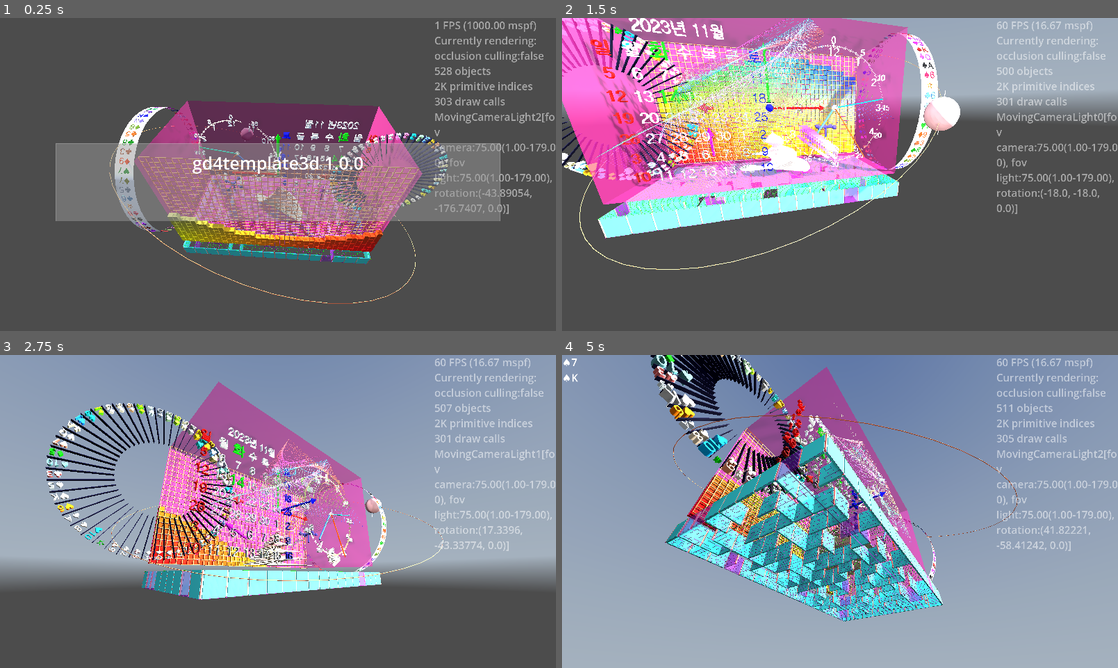
Above: before the commit, frames 1-4 (two rows, left to right).
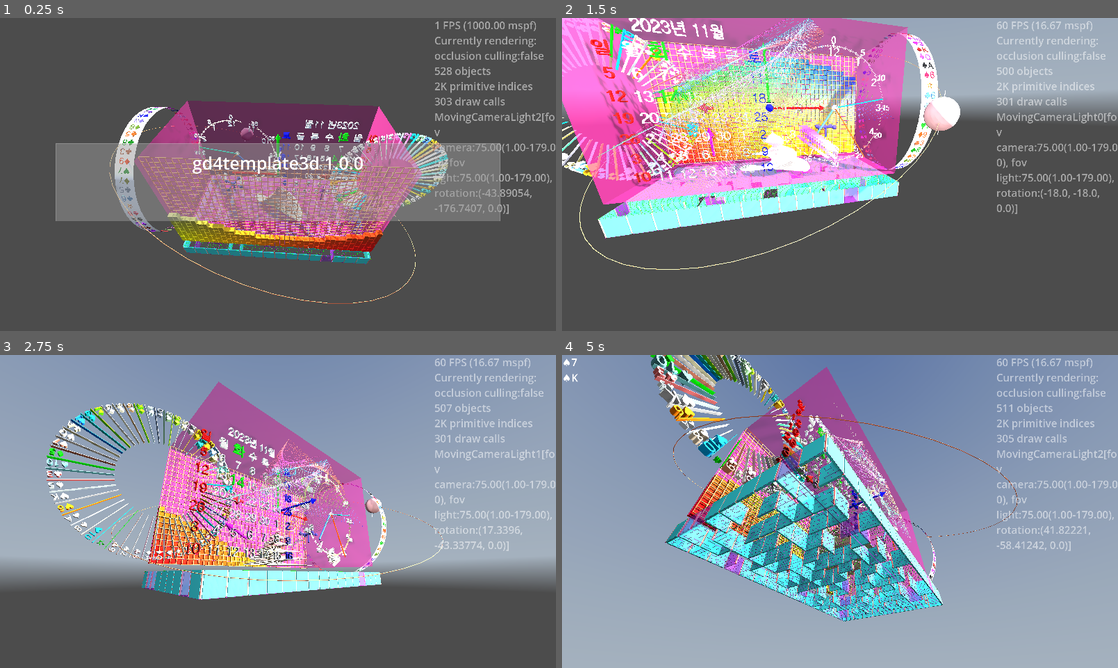
Above: after the commit, the same moments.

Repository: kasworld/gd4template3d
Game: Godot game, scene res://main.tscn
Two runs of this game, one before a commit and one after it. Both use one fixed random seed, a clock stepped at 60 frames per second and the inputs below. A sky picture missing from this copy of the repository is replaced by a grey-blue gradient.
Inputs (mouse positions are in pixels of both pictures, inside the frame that each line leads up to):
- Up to frame 1 (0.25 s): no input
- Up to frame 2 (1.5 s): tap Enter at 0.5 s; move the mouse to (962, 158) at 0.52 s; hold Right 0.53-1.28 s; tap Q at 0.6 s; click (962, 158) at 0.67 s; move the mouse to (728, 190) at 1.27 s; hold Down from 1.28 s (still down); tap E at 1.35 s
- Up to frame 3 (2.75 s): move the mouse to (333, 442) at 2.02 s; release Down at 2.03 s; hold Right from 2.03 s (still down); tap Enter at 2.1 s
- Up to frame 4 (5 s): move the mouse to (812, 574) at 2.77 s; release Right at 2.78 s; hold Up 2.78-3.53 s; tap Q at 2.85 s; click (812, 574) at 2.92 s; move the mouse to (1006, 558) at 3.52 s; hold Left from 3.53 s (still down); tap E at 3.6 s; move the mouse to (673, 464) at 4.27 s; tap Enter at 4.35 s

The runs differ from the first frame. In frame 1, 1.1% of the frame differs, in the area x 59-81%, y 36-62%; in frame 2, 1.6%; in frame 3, 2.0%; in frame 4, 2.3%, in the area x 15-45%, y 0-45%.

Commit message:
최적화

Diff:
--- a/roulette/roulette.gd
+++ b/roulette/roulette.gd
@@ -25,14 +25,13 @@
 	구분선.size = Vector3(길이, 깊이a/10, 깊이a )
 	var count := color_text_info_list.size()
 	var cell각도 := 2.0*PI / count
-
+	var radius := 반지름-길이/2
 	$"Wheel/구분선들".init(구분선, Color.WHITE, count ,Vector3.ZERO )
 	for i in count:
-		$"Wheel/구분선들".set_inst_rotation(i, Vector3.BACK, cell각도 *i + cell각도/2)
-		$"Wheel/구분선들".set_inst_pos(i, Vector3(
-			cos(cell각도 *i + cell각도/2) *(반지름-길이/2),
-			sin(cell각도 *i + cell각도/2) *(반지름-길이/2),
-			0) )
+		var rad := cell각도 *i + cell각도/2
+		$"Wheel/구분선들".set_inst_rotation(i, Vector3.BACK, rad)
+		$"Wheel/구분선들".set_inst_pos(i, Vector3(cos(rad) *radius,sin(rad) *radius,	0) )
+		$"Wheel/구분선들".set_inst_color(i, color_text_info_list[i][0])
 
 	# for debug
 	$IDLabel.text = "%s" % id
@@ -81,8 +80,6 @@
 	var count :int = $Wheel.cell_count얻기()
 	$"Wheel/BarTree2".set_visible_bar_count(count)
 	$"Wheel/BarTree3".set_visible_bar_count(count)
-	for i in count:
-		$"Wheel/구분선들".set_inst_color(i, 원판색.inverted())
 
 func 장식돌리기() -> void:
 	$"Wheel/BarTree2".bar_rotation = -$"Wheel".rotation_per_second/10
